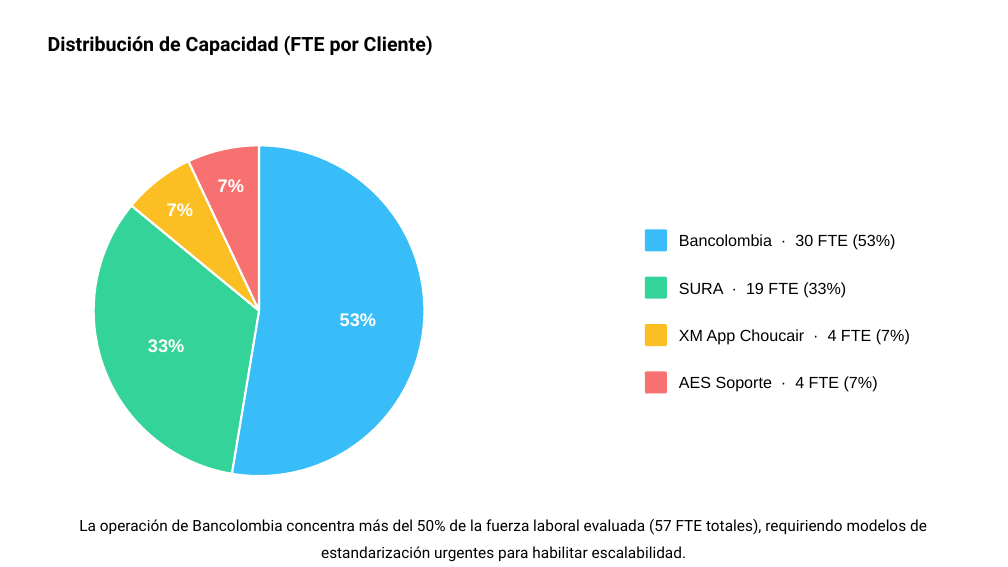
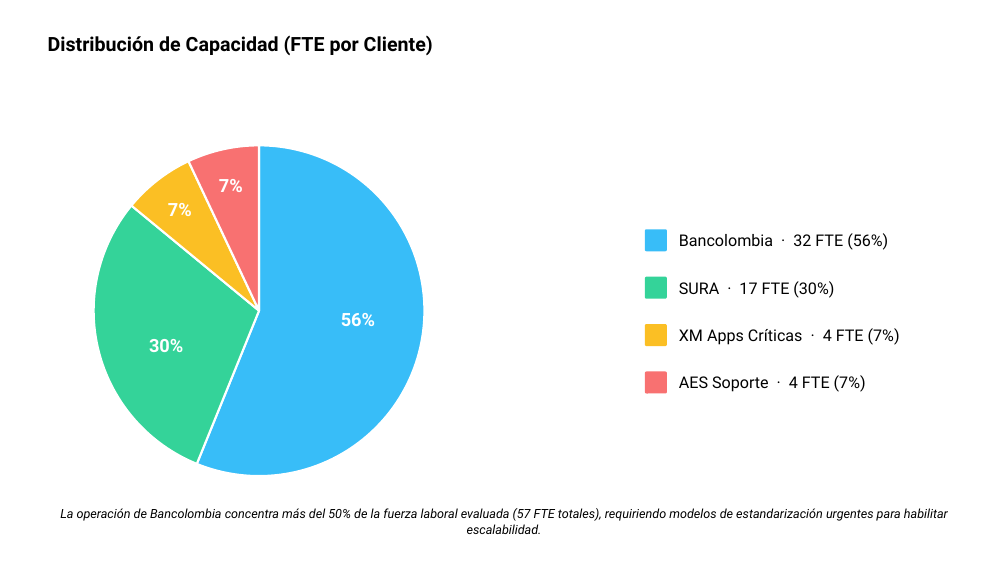
Before and after one commit to nataliazarthapersonalsoft/mesadeservicio-modernizacionaplicaciones, a slide deck: slide 26 of 02-Ingenieria/01-investigacion_operaciones/04-lecciones_aprendidas/Levantar lecciones aprendidas mesas actuales.pptx (slide 28 before the commit). Drawn at 1008x567 pixels with LibreOffice and Linux fonts; fonts in the diff are those of the drawing; background and template pictures are left out. Boxes give left, top, right and bottom in pixels: in the first picture for what was removed or moved away, otherwise in the second. Text is boxed around its words. In the diff, an @@ line names an element or a change of style, - is before the commit and + after.

```diff
--- a/02-Ingenieria/01-investigacion_operaciones/04-lecciones_aprendidas/Levantar lecciones aprendidas mesas actuales.pptx
+++ b/02-Ingenieria/01-investigacion_operaciones/04-lecciones_aprendidas/Levantar lecciones aprendidas mesas actuales.pptx
@@ pie slice (boxed as its full ellipse) at (94,145,424,476): proportions changed @@
@@ pie slice (boxed as its full ellipse) at (94,145,424,476): proportions changed @@
@@ text at (679,233,888,250): text changed; font Arial to Roboto @@
-Bancolombia · 30 FTE (53%)
+Bancolombia · 32 FTE (56%)
@@ text at (679,281,834,298): text changed; font Arial to Roboto @@
-SURA · 19 FTE (33%)
+SURA · 17 FTE (30%)
@@ text at (341,313,375,326): text changed; font Arial to Roboto @@
-53%
+56%
@@ text at (679,328,900,345): text changed; font Arial to Roboto @@
-XM App Choucair · 4 FTE (7%)
+XM Apps Críticas · 4 FTE (7%)
@@ text at (149,339,183,352): text changed; font Arial to Roboto @@
-33%
+30%
@@ font Arial to Roboto in 3 elements at (168,203,192,216), (219,179,243,192), (679,375,866,392) @@
@@ text "La operación de Bancolombia concentra ..." at (60,508,948,534): size 11 to 9 pt, italic on; line spacing 1.5 to 1 @@
```
Also in this commit, not shown: 6 other slides changed, 4 slides added, 2 slides removed, 5 other files.
